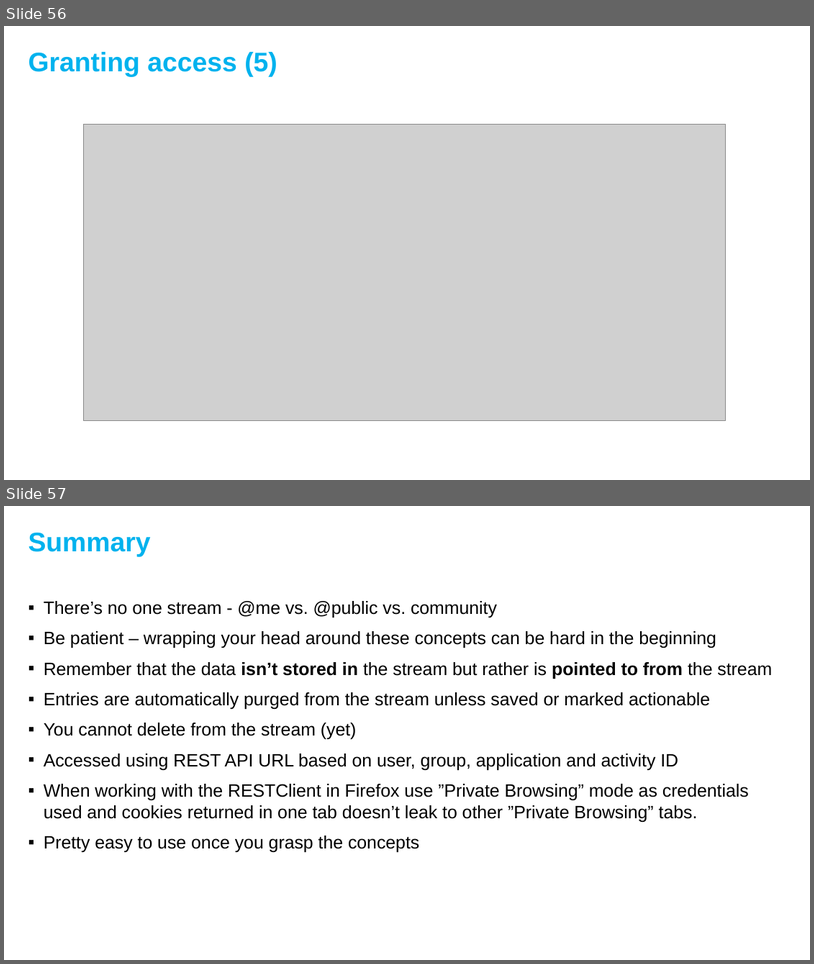
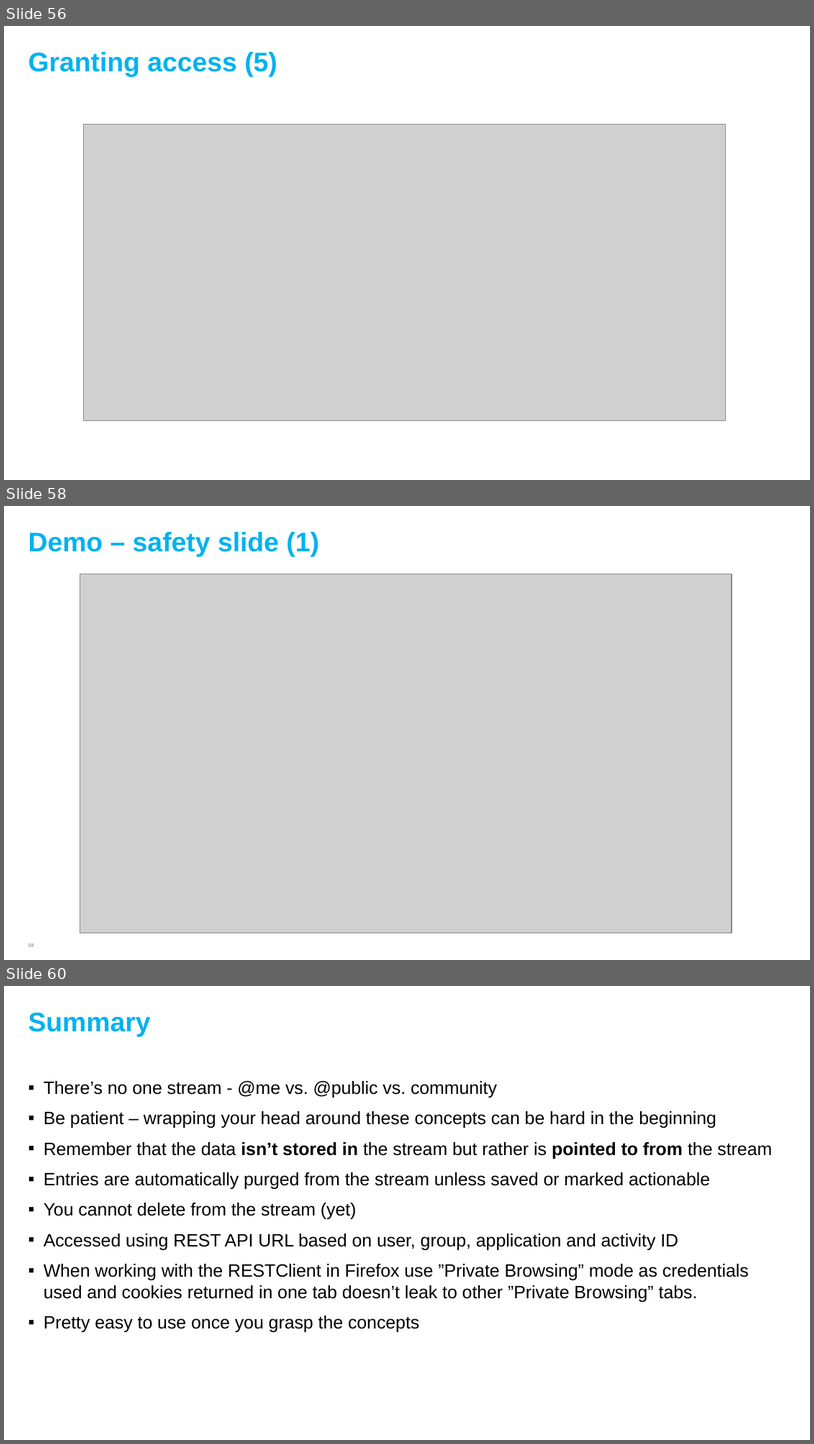
Before and after one commit to lekkimworld/IC14_BP301, a slide deck: BP301 - An introduction to working with the Activity Stream.pptx. Shown one above the other, each under a label of ours: slides 56 and 57 before the commit, slides 56, 58 and 60 after it; the slides between them are not shown. The pictures are 814x964 and 814x1444 pixels, drawn with LibreOffice and Linux fonts; fonts in the diff are those of the drawing; grey boxes stand for pictures; background and template pictures are left out. Boxes give left, top, right and bottom in pixels: in the first picture for what was removed or moved away, otherwise in the second. Text is boxed around its words. In the diff, an @@ line names an element or a change of style, - is before the commit and + after.

Commit message:
add demo safety slides

```diff
--- a/BP301 - An introduction to working with the Activity Stream.pptx
+++ b/BP301 - An introduction to working with the Activity Stream.pptx
@@ slide 58 added at <box>4,506,810,960</box>, background #FFFFFF @@
@@ title added at <box>28,532,319,556</box>, 24 pt, text #00B2EE, bold @@
+Demo – safety slide (1)
@@ picture added at <box>80,574,731,934</box> @@
@@ page number added at <box>28,944,34,947</box>, 8 pt, text #7F7F7F @@
+58
@@ what was slide 57 is now slide 60 @@
```
Also in this commit, not shown: 2 other slides added.
